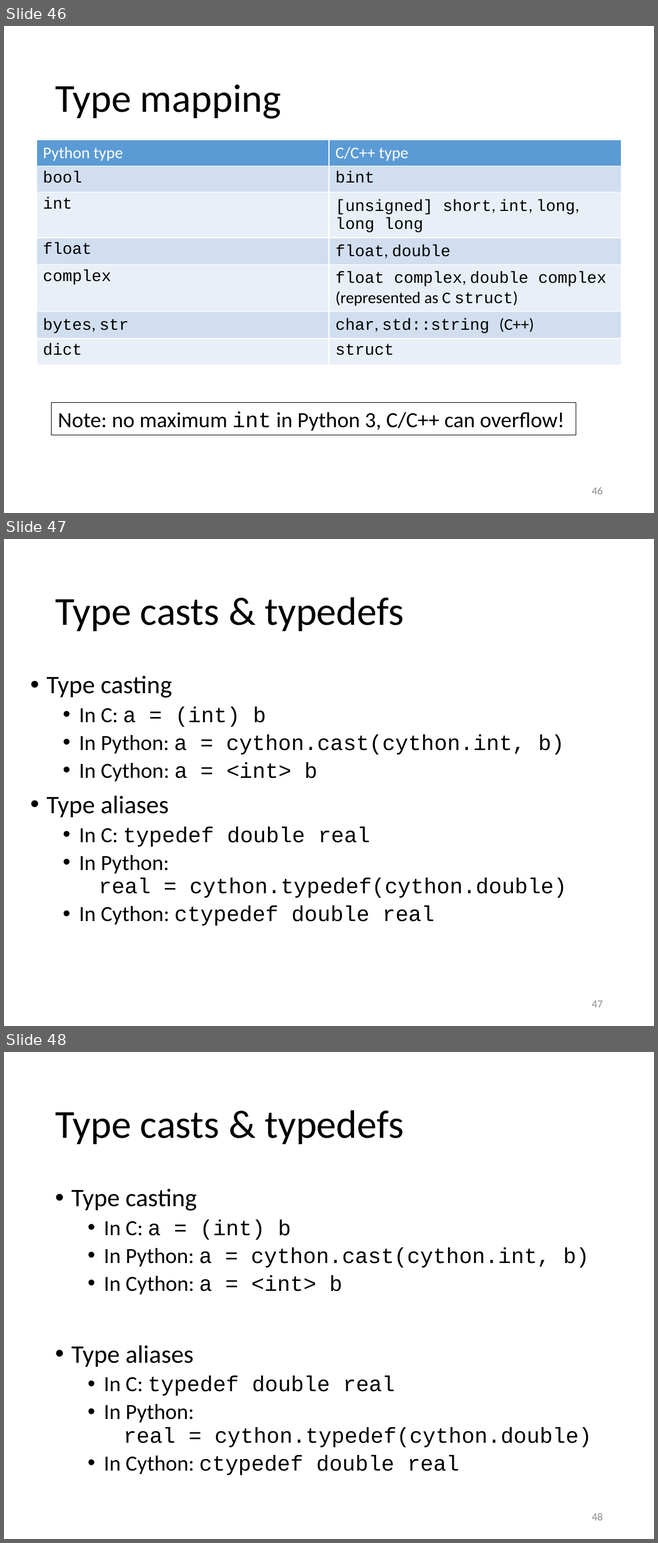
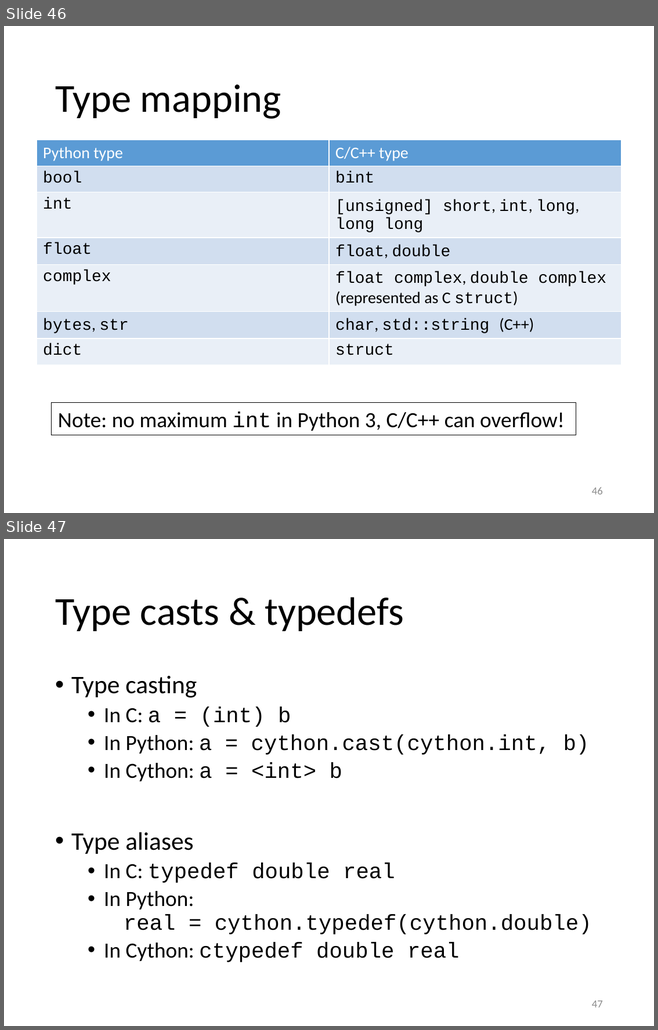
Before and after one commit to gjbex/Python-for-HPC, a slide deck: python_for_hpc.pptx. Shown one above the other, each under a label of ours: slides 46, 47 and 48 before the commit, slides 46 and 47 after it. The pictures are 658x1543 and 658x1030 pixels, drawn with LibreOffice and Linux fonts; fonts in the diff are those of the drawing. Boxes give left, top, right and bottom in pixels: in the first picture for what was removed or moved away, otherwise in the second. Text is boxed around its words. In the diff, an @@ line names an element or a change of style, - is before the commit and + after.

```diff
--- a/python_for_hpc.pptx
+++ b/python_for_hpc.pptx
@@ slide 47 removed at <box>4,539,654,1026</box>, background #FFFFFF @@
@@ title removed at <box>55,597,404,631</box> @@
-Type casts & typedefs
@@ text removed at <box>46,676,567,926</box> @@
-• Type casting
-  • In C: a = (int) b
-  • In Python: a = cython.cast(cython.int, b)
-  • In Cython: a = <int> b
-• Type aliases
-  • In C: typedef double real
-  • In Python:
-    real = cython.typedef(cython.double)
-  • In Cython: ctypedef double real
@@ page number removed at <box>592,1001,603,1008</box> @@
-47
@@ what was slide 48 is now slide 47 @@
@@ page number at <box>592,1001,603,1008</box>: text changed @@
-48
+47
```
Also in this commit, not shown: 5 slides changed.
